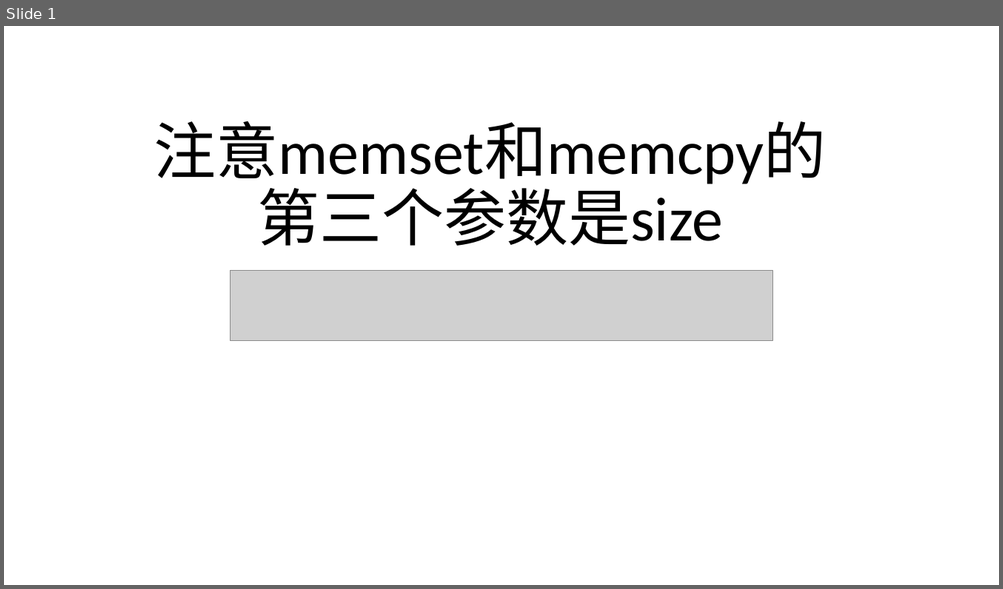
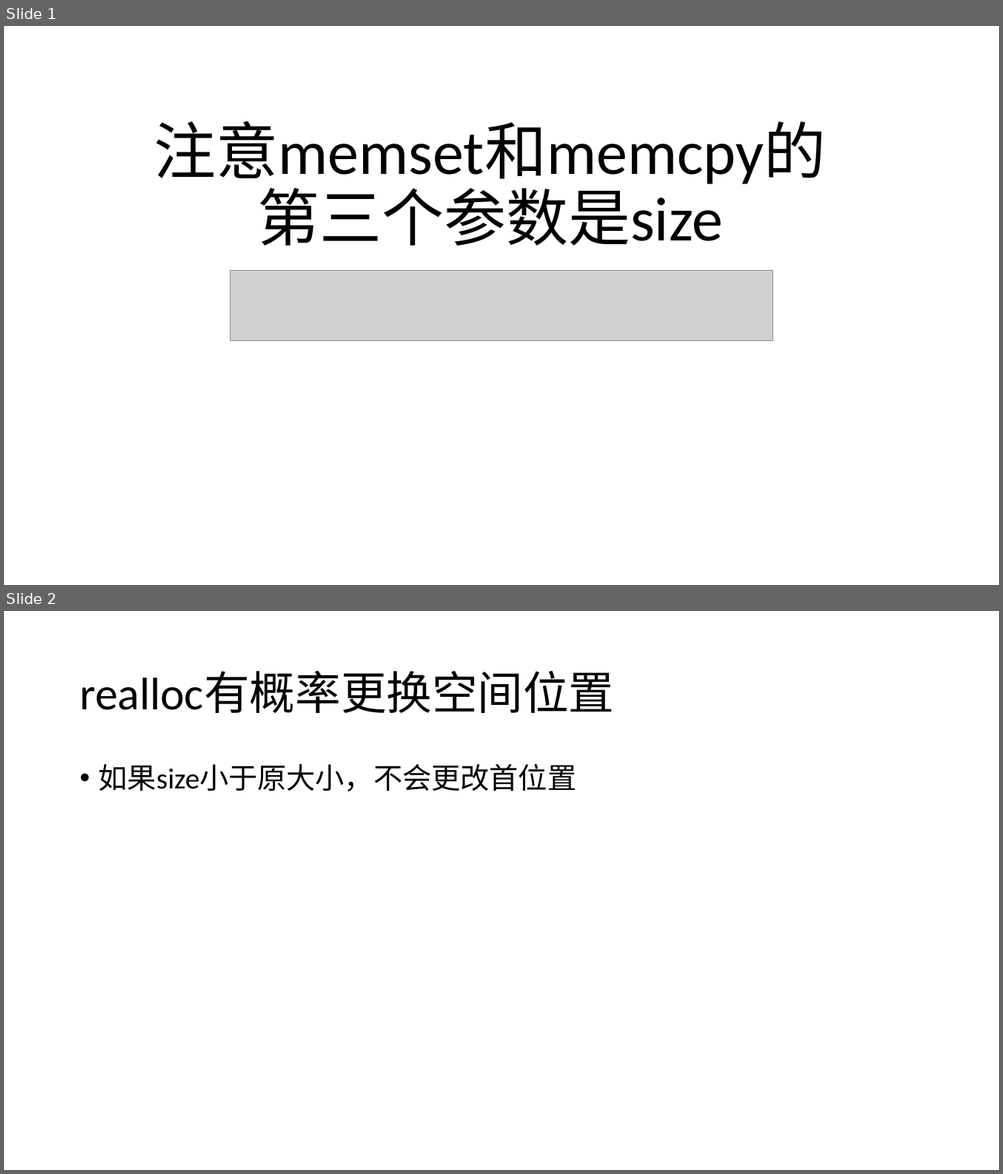
Before and after one commit to miraclehetech/Data-Structrue, a slide deck: 一点弱智技巧.pptx. Shown one above the other, each under a label of ours: slide 1 before the commit, slides 1 and 2 after it. The pictures are 1003x589 and 1003x1174 pixels, drawn with LibreOffice and Linux fonts; fonts in the diff are those of the drawing; grey boxes stand for pictures. Boxes give left, top, right and bottom in pixels: in the first picture for what was removed or moved away, otherwise in the second. Text is boxed around its words. In the diff, an @@ line names an element or a change of style, - is before the commit and + after.

```diff
--- a/一点弱智技巧.pptx
+++ b/一点弱智技巧.pptx
@@ slide 2 added at [4, 611, 999, 1170], background #FFFFFF @@
@@ title added at [79, 672, 614, 713], 44 pt, text #000000 @@
+realloc有概率更换空间位置
@@ text added at [99, 764, 577, 792], 28 pt, text #000000 @@
+• 如果size小于原大小，不会更改首位置
```
